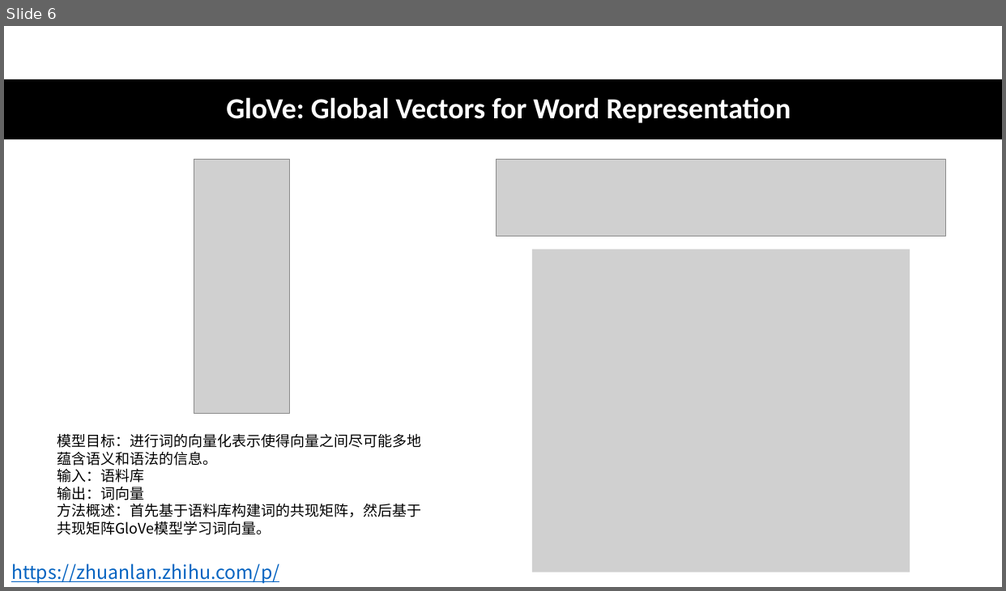
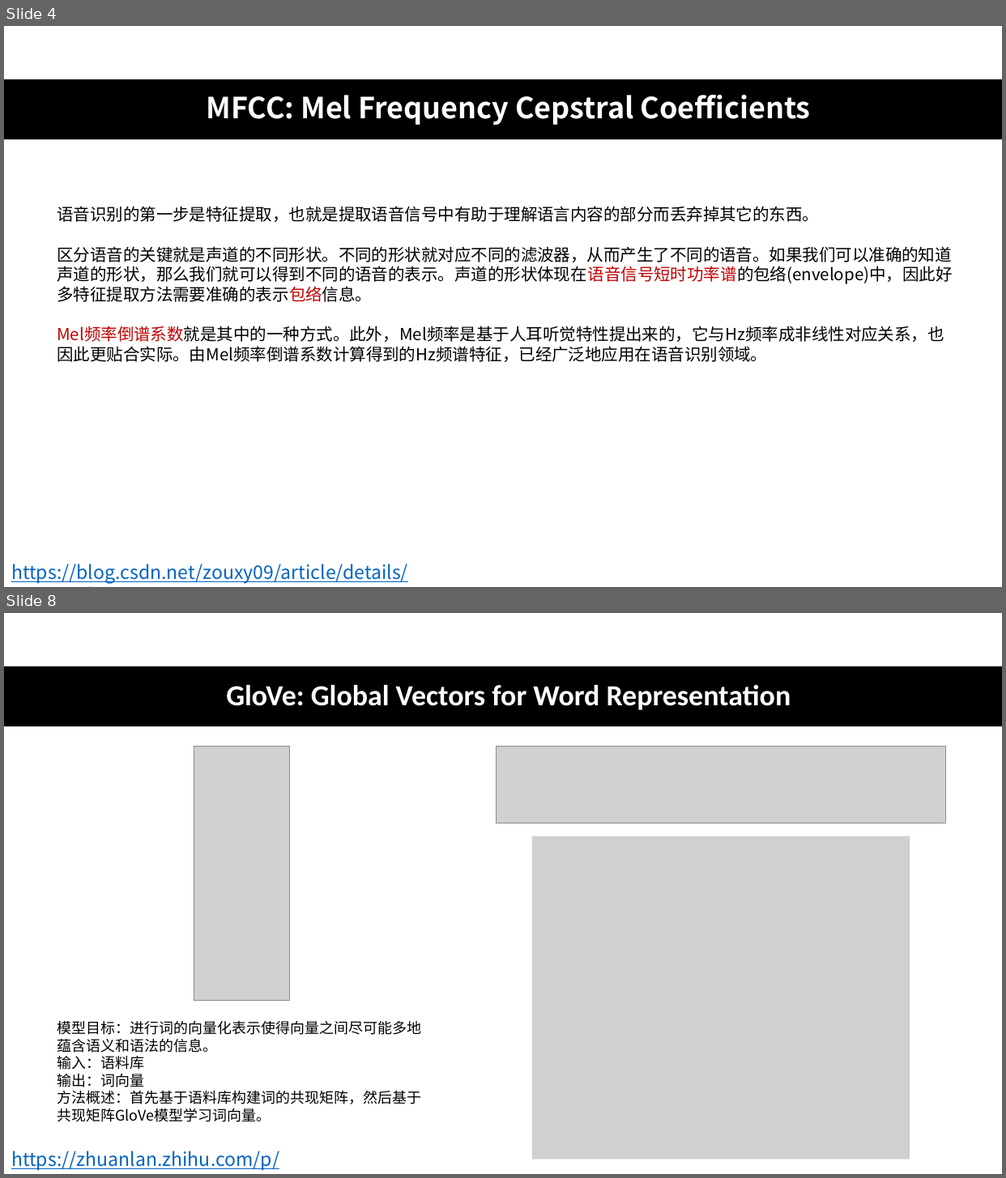
Before and after one commit to CrescentIvy/CPSS, a slide deck: xinwei zhao.pptx. Shown one above the other, each under a label of ours: slide 6 before the commit, slides 4 and 8 after it; the slides between them are not shown. The pictures are 1006x591 and 1006x1178 pixels, drawn with LibreOffice and Linux fonts; fonts in the diff are those of the drawing; grey boxes stand for pictures. Boxes give left, top, right and bottom in pixels: in the first picture for what was removed or moved away, otherwise in the second. Text is boxed around its words. In the diff, an @@ line names an element or a change of style, - is before the commit and + after.

```diff
--- a/xinwei zhao.pptx
+++ b/xinwei zhao.pptx
@@ slide 4 added at box(4, 26, 1002, 587), background #FFFFFF @@
@@ rectangle added at box(4, 79, 1002, 139), fill #000000 @@
@@ title added at box(206, 95, 811, 125), 28 pt, text #FFFFFF, bold @@
+MFCC: Mel Frequency Cepstral Coefficients
@@ text added at box(57, 206, 952, 362), 16 pt, text #000000 @@
+语音识别的第一步是特征提取，也就是提取语音信号中有助于理解语言内容的部分而丢弃掉其它的东西。
+区分语音的关键就是声道的不同形状。不同的形状就对应不同的滤波器，从而产生了不同的语音。如果我们可以准确的知道声道的形状，那么我们就可以得到不同的语音的表示。声道的形状体现在语音信号短时功率谱的包络(envelope)中，因此好多特征提取方法需要准确的表示包络信息。
+Mel频率倒谱系数就是其中的一种方式。此外，Mel频率是基于人耳听觉特性提出来的，它与Hz频率成非线性对应关系，也因此更贴合实际。由Mel频率倒谱系数计算得到的Hz频谱特征，已经广泛地应用在语音识别领域。
@@ text added at box(11, 564, 408, 583), 18 pt, text #0563C1, underline @@
+https://blog.csdn.net/zouxy09/article/details/9156785/
@@ what was slide 6 is now slide 8 @@
```
Also in this commit, not shown: 12 slides changed, 4 other slides added, 4 slides removed, 1 other file.
